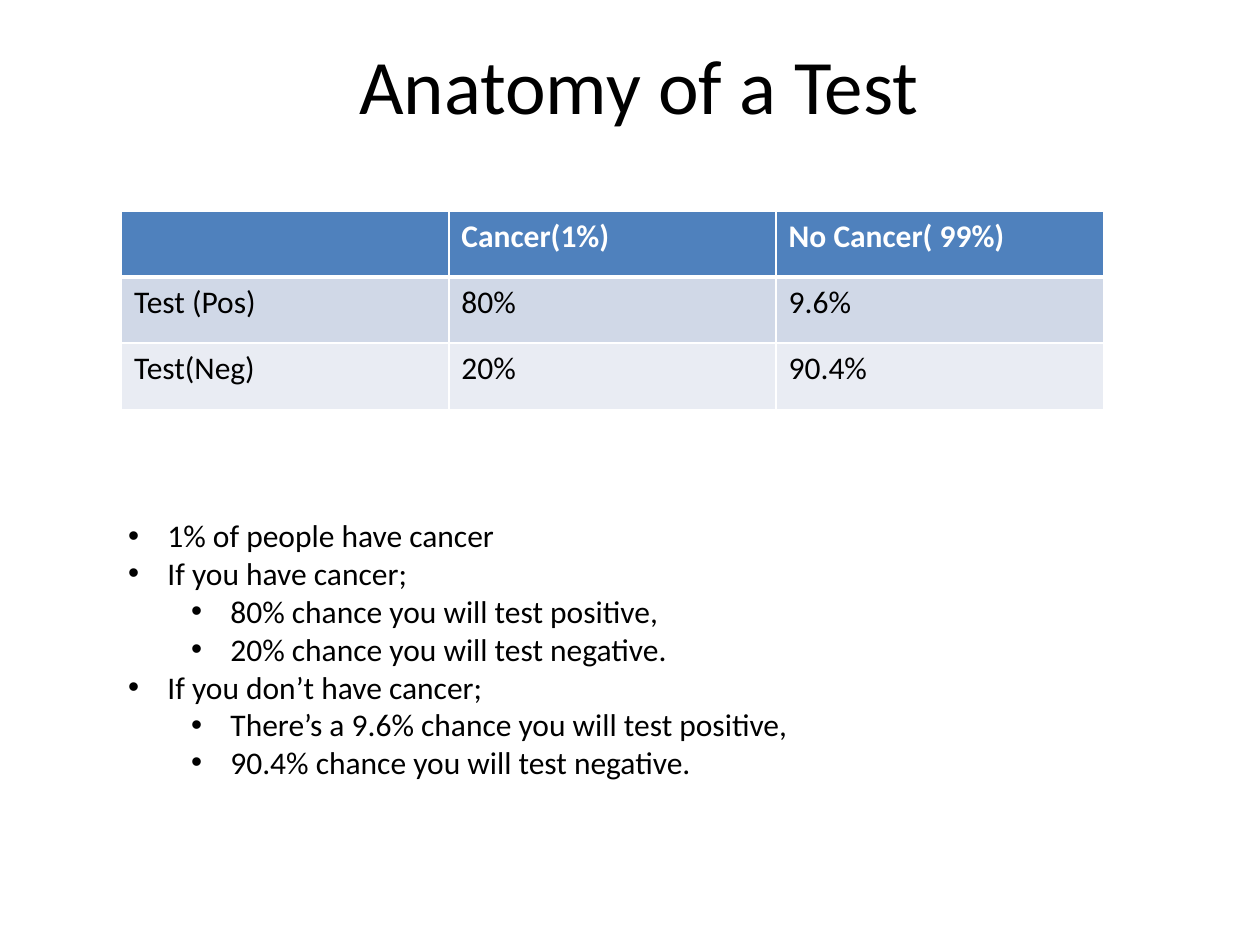
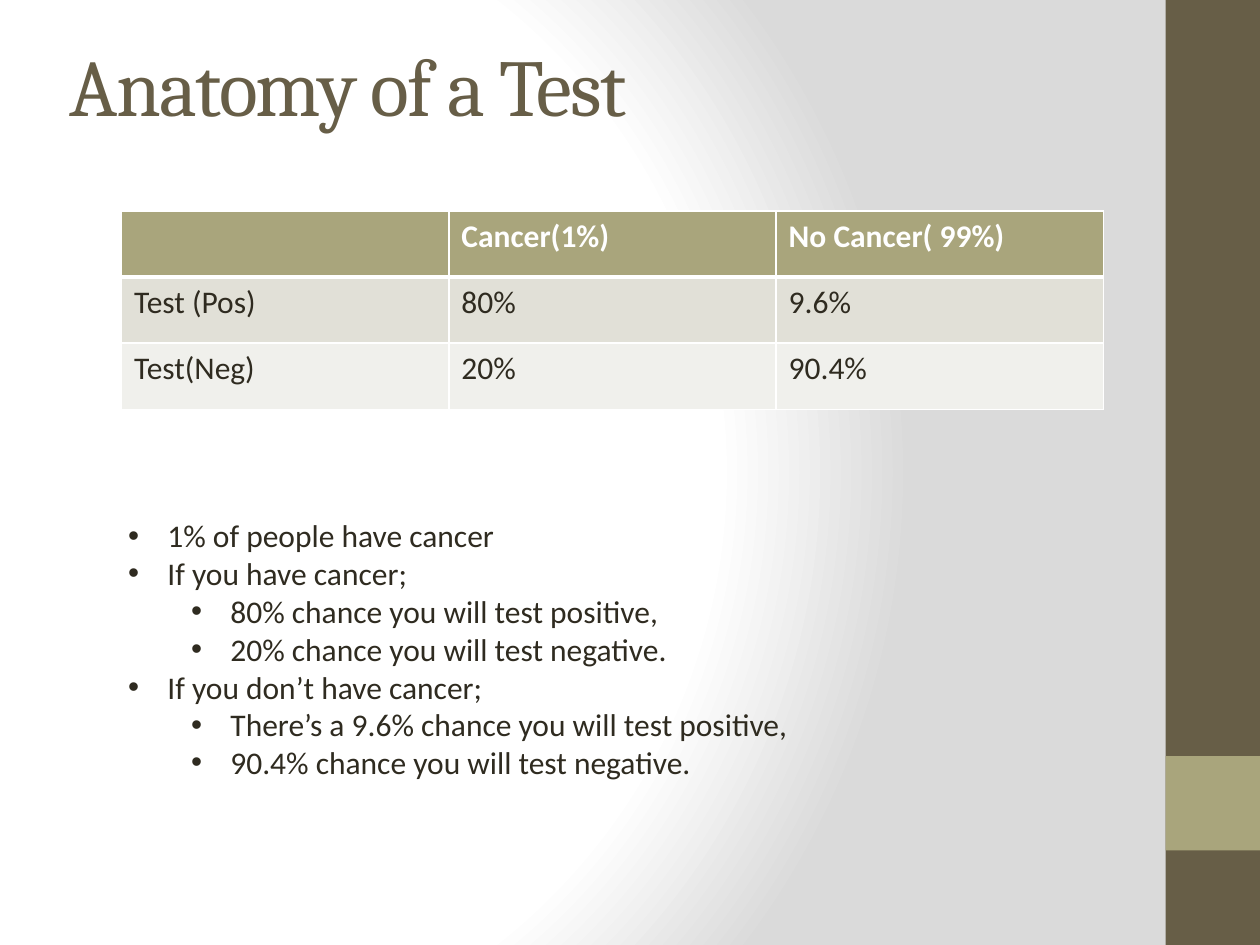
Before and after one commit to NahimNasser/django-unchained, a slide deck: slide 9 of 3-NLTK/Presentation.pptx. Drawn at 1260x945 pixels with LibreOffice and Linux fonts; fonts in the diff are those of the drawing. Boxes give left, top, right and bottom in pixels: in the first picture for what was removed or moved away, otherwise in the second. Text is boxed around its words. In the diff, an @@ line names an element or a change of style, - is before the commit and + after.

```diff
--- a/3-NLTK/Presentation.pptx
+++ b/3-NLTK/Presentation.pptx
@@ background #FFFFFF to gradient #FFFFFF to #DADADA @@
@@ title "Anatomy of a Test" at (x1=70, y1=59, x2=626, y2=134): size 44 to 46 pt, font Calibri to Cambria, text colour #000000 to #675E47, letter spacing 0 to -1 pt; alignment centre to left @@
@@ rectangle added at (x1=1166, y1=0, x2=1260, y2=945), fill #675E47 @@
@@ table at (x1=122, y1=210, x2=1105, y2=408) @@
@@ fill #4F81BD to #A9A57C in row 1 @@
@@ fill #D0D8E8 to #E2E1D7 in row 2 @@
@@ fill #E9EDF4 to #F1F0EC in row 3 @@
@@ text colour #000000 to #2F2B20 in "Test (Pos)", "80%", "9.6%", "Test(Neg)" and 2 more places @@
@@ text "1% of people have cancer" at (x1=167, y1=525, x2=787, y2=780): text colour #000000 to #2F2B20 @@
@@ rectangle added at (x1=1166, y1=756, x2=1260, y2=850), fill #A9A57C @@
```
Also in this commit, not shown: 11 other slides changed, 2 other files.
